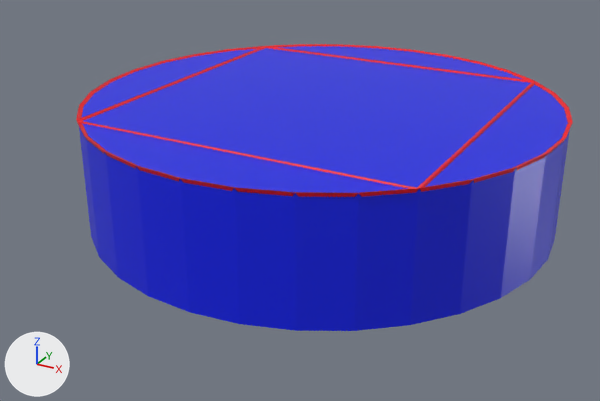
Two versions of the FBX model Assets/Art/Meshes/Level Elements/Square_Button.fbx, one commit apart.
Before and after are seen from a camera (50 mm lens) standing at (1.55, -3.01, 1.52) and looking at (-0.03, -0.14, 0.09). Every picture has the same lights, and +X, +Y and +Z are marked at lower left. Where no turn or scale is listed for an object, it has been applied to the vertices. Vertices at the same position are counted once.

Script lines for the objects in view, before the commit:
```python
me_cylinder_002 = bpy.data.meshes.new('Cylinder.002')
me_cylinder_002.from_pydata(...)  # 232 vertices, 182 faces; spans x -1.01..1.01, y -1.01..1.01, z 0.0..0.51
# faces by material slot: [38, 144]
me_cylinder_002.materials.append(mat_material)  # blue #001ae7
me_cylinder_002.materials.append(mat_material_001)  # red #e70011
ob_square_button_002 = bpy.data.objects.new('Square_Button.002', me_cylinder_002)
ob_square_button_002.location = (0.0, 0.0, 0.0)
```
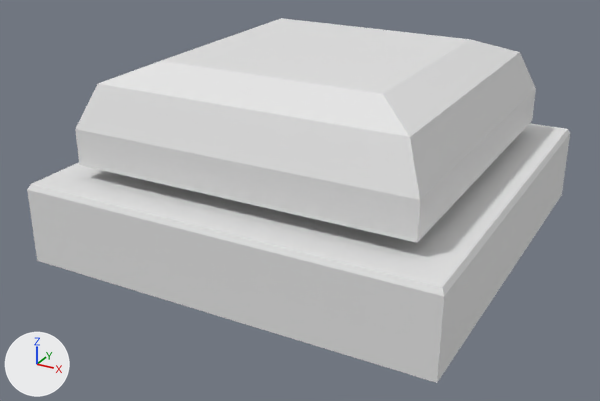
Pixel boxes (x1, y1, x2, y2) of what changed, in the pictures (600 x 401 px):
```json
{"object": "Square_Button.002", "change": "reshaped", "before": [76, 44, 573, 331], "after": [27, 18, 570, 383], "on screen": "9% wider, 27% taller"}
{"part": 1, "of": "me_cylinder_002", "change": "rebuilt", "before": [79, 46, 570, 331], "after": [27, 123, 570, 383]}
{"part": 2, "of": "me_cylinder_002", "change": "added", "after": [75, 18, 536, 243]}
{"part": 3, "of": "me_cylinder_002", "change": "deleted", "before": [76, 44, 573, 197]}
```

The change, as JSON lines over the scene's bpy script:
```json
{"block": "me_cylinder_002", "where": "# used by ob_square_button_002; location = (0.0, 0.0, 0.0)"}
{"op": "remove", "block": "me_cylinder_002", "code": "me_cylinder_002.from_pydata(...)  # 232 vertices, 182 faces; spans x -1.01..1.01, y -1.01..1.01, z 0.0..0.51"}
{"op": "remove", "block": "me_cylinder_002", "code": "me_cylinder_002.materials.append(mat_material)  # blue #001ae7"}
{"op": "remove", "block": "me_cylinder_002", "code": "me_cylinder_002.materials.append(mat_material_001)  # red #e70011"}
{"op": "add", "block": "me_cylinder_002", "code": "me_cylinder_002.from_pydata(...)  # 60 vertices, 45 faces; spans x -0.87..0.87, y -0.86..0.87, z -0.08..0.72"}
{"block": "me_cylinder_002", "change": "me_cylinder_002 part 1: the loose piece of 64 vertices spanning x -1.0..1.0, y -1.0..1.0, z 0.0..0.5 is rebuilt with 12 vertices and now spans x -0.87..0.87, y -0.86..0.87, z -0.08..0.26"}
{"block": "me_cylinder_002", "change": "me_cylinder_002 part 2: a new loose piece of 24 vertices spanning x -0.72..0.72, y -0.72..0.72, z -0.07..0.72"}
{"block": "me_cylinder_002", "change": "me_cylinder_002 part 3: the loose piece of 168 vertices spanning x -1.01..1.01, y -1.01..1.01, z 0.49..0.51 is deleted"}
```
